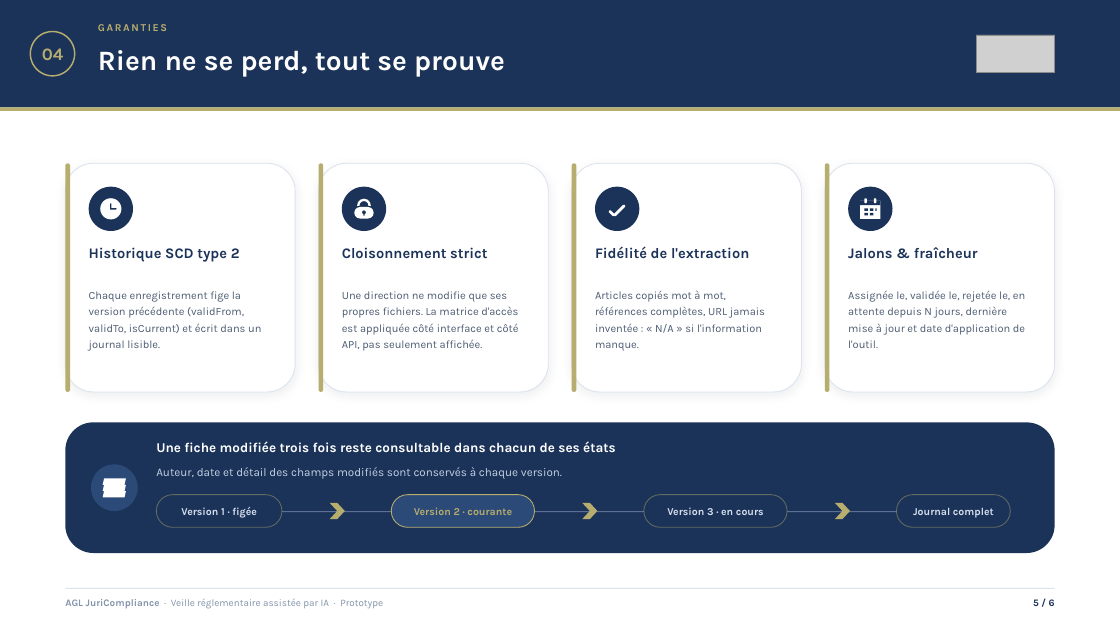
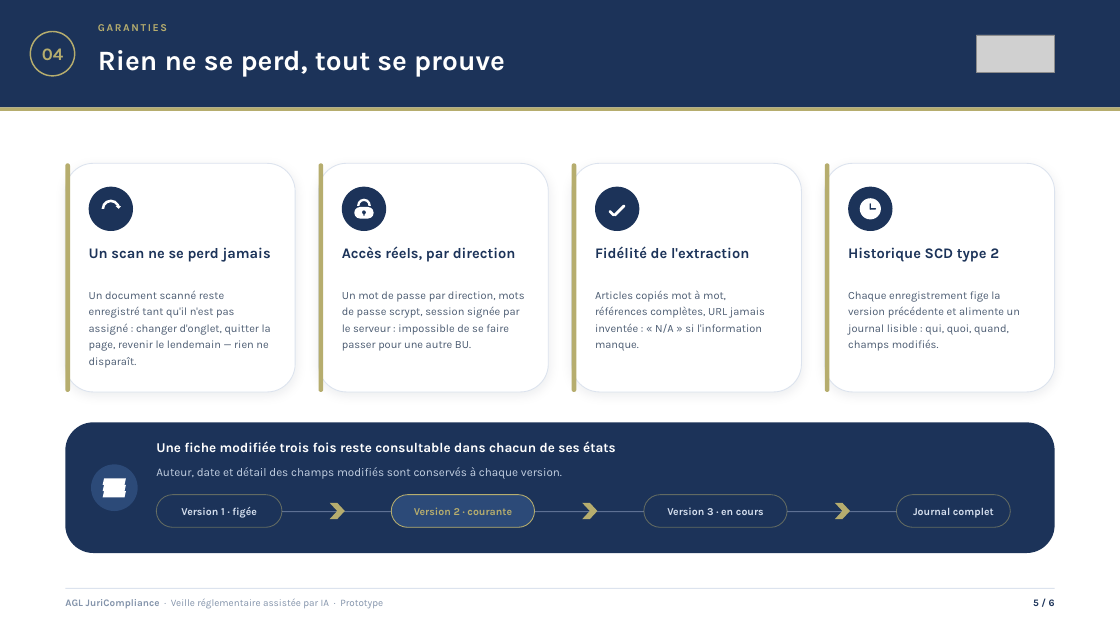
Before and after one commit to Morlis12/juriscan, a slide deck: slide 5 of AGL-JuriCompliance-Presentation.pptx. Drawn at 1120x630 pixels with LibreOffice and Linux fonts; fonts in the diff are those of the drawing; grey boxes stand for pictures. Boxes give left, top, right and bottom in pixels: in the first picture for what was removed or moved away, otherwise in the second. Text is boxed around its words. In the diff, an @@ line names an element or a change of style, - is before the commit and + after.

Commit message:
acces: changement de mot de passe (écran /compte), admin IT, diagnostic + guide Vercel · présentation à jour

```diff
--- a/AGL-JuriCompliance-Presentation.pptx
+++ b/AGL-JuriCompliance-Presentation.pptx
@@ circular arrow at (x1=100, y1=198, x2=121, y2=219): ellipse to circular arrow @@
@@ rounded rectangle removed at (x1=110, y1=203, x2=112, y2=210) @@
@@ ellipse at (x1=860, y1=198, x2=881, y2=219): rectangle to ellipse @@
@@ rectangle removed at (x1=860, y1=201, x2=881, y2=205) @@
@@ rectangle removed at (x1=865, y1=208, x2=868, y2=211) @@
@@ rounded rectangle moved from (x1=111, y1=208, x2=117, y2=210) to (x1=870, y1=208, x2=876, y2=210) @@
@@ rounded rectangle moved from (x1=865, y1=198, x2=867, y2=203) to (x1=870, y1=203, x2=871, y2=210) @@
@@ rounded rectangle at (x1=870, y1=203, x2=871, y2=210): fill #FFFFFF to #1C3359 @@
@@ rectangle removed at (x1=870, y1=208, x2=874, y2=211) @@
@@ rounded rectangle removed at (x1=874, y1=198, x2=876, y2=203) @@
@@ rectangle removed at (x1=875, y1=208, x2=876, y2=211) @@
@@ rectangle removed at (x1=865, y1=213, x2=868, y2=216) @@
@@ rectangle removed at (x1=870, y1=213, x2=874, y2=216) @@
@@ text added at (x1=89, y1=247, x2=271, y2=262), 12.5 pt, text #1C3359, bold @@
+Un scan ne se perd jamais
@@ text at (x1=342, y1=246, x2=516, y2=262): text changed @@
-Cloisonnement strict
+Accès réels, par direction
@@ text "Historique SCD type 2" moved from (x1=89, y1=247, x2=240, y2=262) to (x1=848, y1=247, x2=999, y2=262) @@
@@ text removed at (x1=848, y1=247, x2=978, y2=258) @@
-Jalons & fraîcheur
@@ text at (x1=89, y1=290, x2=271, y2=368): text changed @@
-Chaque enregistrement fige la version précédente (validFrom, validTo, isCurrent) et écrit dans un journal lisible.
+Un document scanné reste enregistré tant qu'il n'est pas assigné : changer d'onglet, quitter la page, revenir le lendemain — rien ne disparaît.
@@ text at (x1=342, y1=291, x2=524, y2=351): text changed @@
-Une direction ne modifie que ses propres fichiers. La matrice d'accès est appliquée côté interface et côté API, pas seulement affichée.
+Un mot de passe par direction, mots de passe scrypt, session signée par le serveur : impossible de se faire passer pour une autre BU.
@@ text at (x1=848, y1=291, x2=1020, y2=351): text changed @@
-Assignée le, validée le, rejetée le, en attente depuis N jours, dernière mise à jour et date d'application de l'outil.
+Chaque enregistrement fige la version précédente et alimente un journal lisible : qui, quoi, quand, champs modifiés.
```
Also in this commit, not shown: 5 other slides changed, 10 other files.
